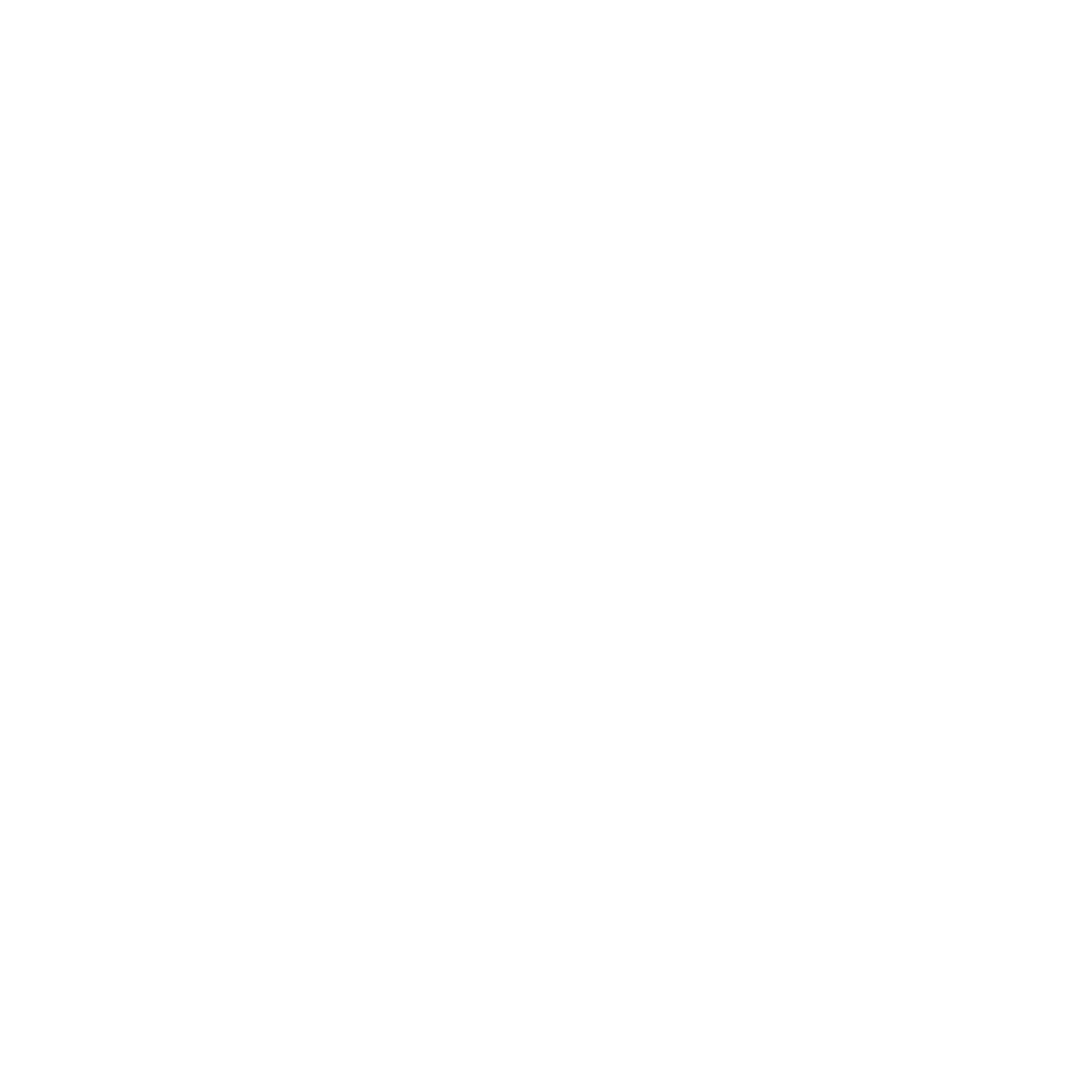
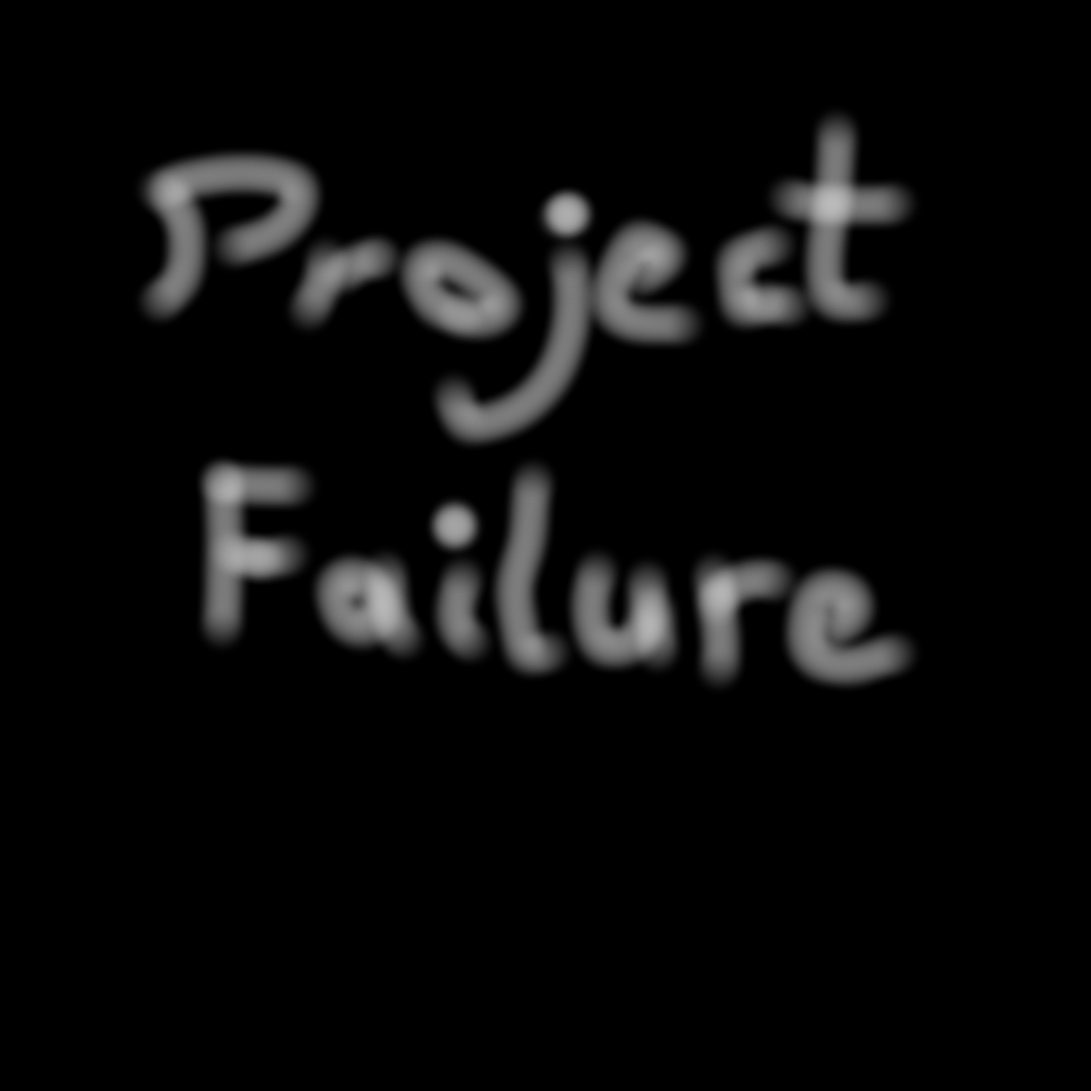
The second 1091×1091 image is a revision of the first. Changes to its layers:
added layer "bg" over [0, 0, 1091, 1091]
